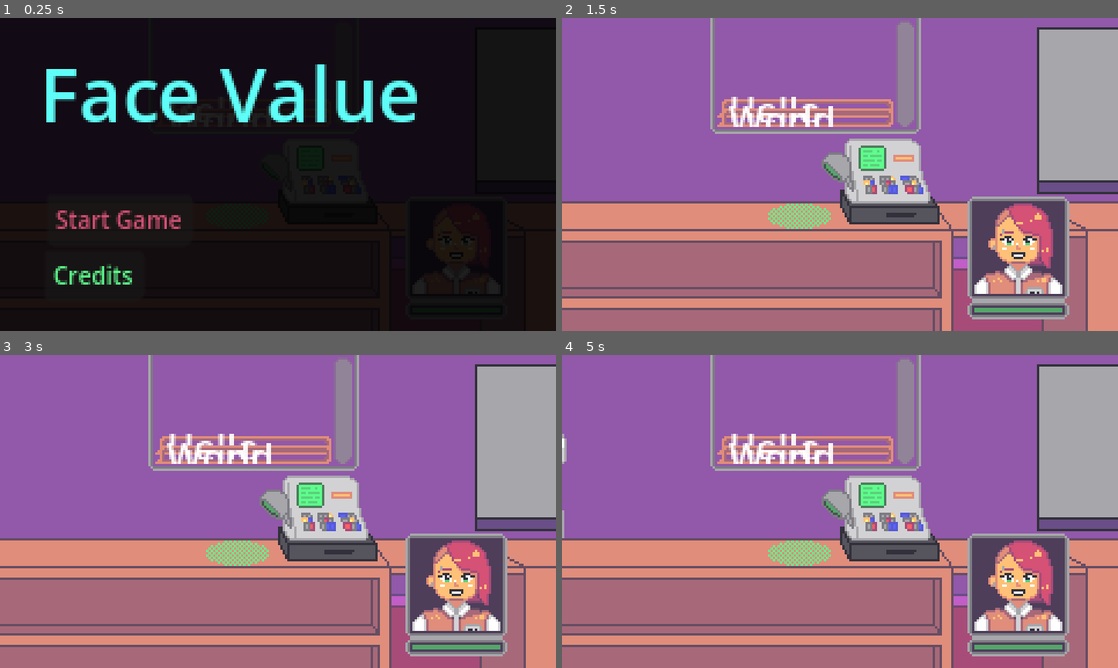
Above: before the commit, frames 1-4 (two rows, left to right).
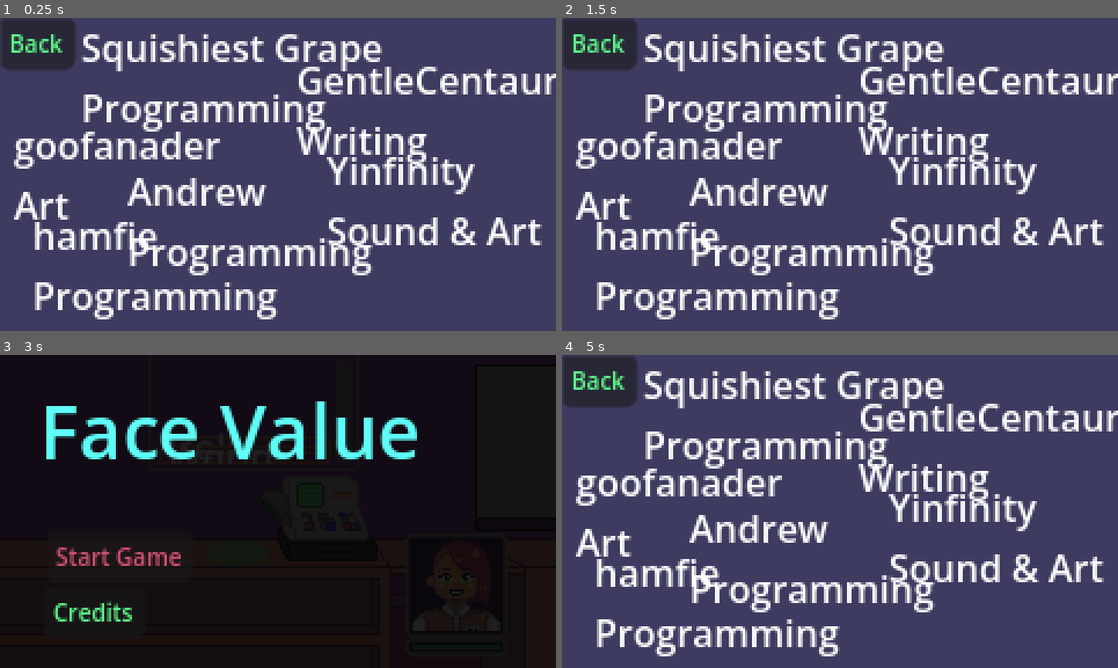
Above: after the commit, the same moments.

Repository: goofanader/ggj-2026
Game: Godot game, scene res://Scenes/Main Scene.tscn
Same seed, same stepped clock (60 frames per second), same inputs: the game is played once before the commit and once after it.
Inputs (mouse positions are in pixels of both pictures, inside the frame that each line leads up to):
- Up to frame 1 (0.25 s): no input
- Up to frame 2 (1.5 s): click "Start Game" at 0.5 s; click (678, 218) at 1.25 s, where only the run after the commit has a clickable "Start Game"
- Up to frame 3 (3 s): click (116, 555) at 2 s, where only the run after the commit has a clickable "Start Game"; click (38, 380) at 2.75 s, where only the run after the commit has a clickable "Back"
- Up to frame 4 (5 s): click (656, 611) at 3.5 s, where only the run after the commit has a clickable "Credits"; move the mouse to (878, 517) at 4.27 s; hold Backspace (Clear Customers) from 4.28 s (still down); click (878, 517) at 4.42 s

The runs differ from the first frame. In frame 1, 100% of the frame differs, in the area x 0-100%, y 0-100%; in frame 2, 97%; in frame 3, 100%; in frame 4, 97%.

Commit message:
smol fixes

Diff:
--- a/Scenes/Main Scene.tscn
+++ b/Scenes/Main Scene.tscn
@@ -166,6 +166,7 @@
 [node name="WaitTimer" type="Timer" parent="." unique_id=78673344]
 
 [node name="MainMenu" type="ColorRect" parent="." unique_id=1829466965]
+visible = false
 z_index = 20
 offset_right = 240.0
 offset_bottom = 135.0
@@ -204,7 +205,6 @@
 text = "Credits"
 
 [node name="Credits" type="ColorRect" parent="." unique_id=1504391242]
-visible = false
 z_index = 30
 offset_right = 240.0
 offset_bottom = 135.0
@@ -261,7 +261,7 @@
 offset_top = 15.0
 offset_right = 237.0
 offset_bottom = 64.0
-text = "gentlecentaur
+text = "GentleCentaur
 Writing"
 
 [node name="Label6" type="Label" parent="Credits" unique_id=142139346]
@@ -270,8 +270,8 @@
 offset_top = 54.0
 offset_right = 242.0
 offset_bottom = 103.0
-text = "yinfinity
-Sounds & Art"
+text = "Yinfinity
+Sound & Art"
 
 [connection signal="checkout" from="Fg/Register" to="." method="_on_register_checkout"]
 [connection signal="scan" from="Fg/Register" to="." method="_on_register_scan"]
--- a/Scripts/main_scene.gd
+++ b/Scripts/main_scene.gd
@@ -26,7 +26,10 @@
 func _unhandled_input(event: InputEvent) -> void:
 	if event.is_action_pressed("Quit"):
 		get_tree().quit()
+
+	## TODO: Remove these before export
 	elif event.is_action_pressed("Spawn New Customer"):
+		$CustomerTimer.stop()
 		new_customer()
 	elif event.is_action_pressed("Clear Customers"):
 		clear_customers()
@@ -35,6 +38,9 @@
 ## -----------------------------------------------------------------------------
 ##             Game Logic
 ## -----------------------------------------------------------------------------
+func _ready() -> void:
+	$MainMenu.visible = true
+
 func start_game() -> void:
 	$CustomerTimer.start()
 
@@ -125,7 +131,7 @@
 
 
 func _on_wait_timer_timeout() -> void:
-	customer_nodes[0].damage(2)
+	customer_nodes[0].damage(1)
 	#print("Time Passes")
 
 
